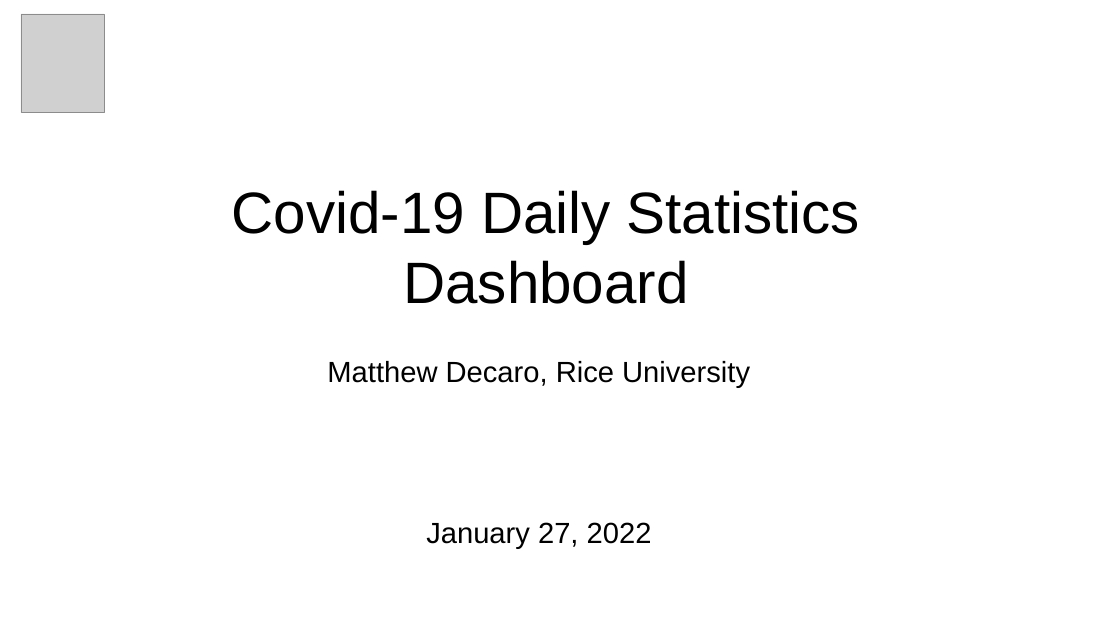
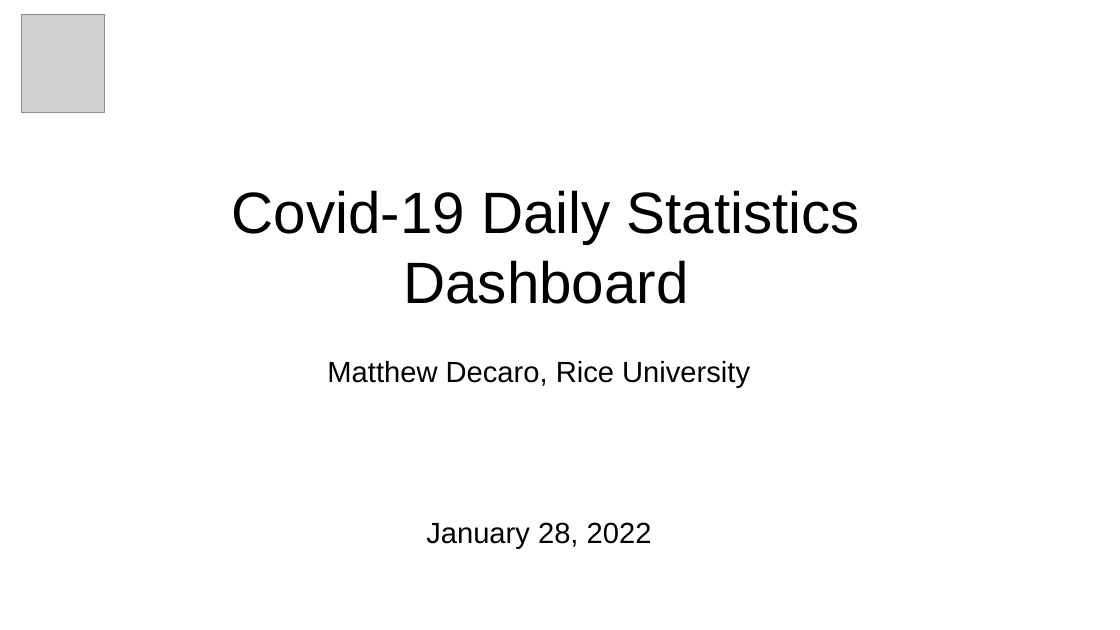
Before and after one commit to msdec321/DataAnalysisWorkbooks, a slide deck: slide 1 of Covid19/Covid19_dashboard.pptx. Drawn at 1120x630 pixels with LibreOffice and Linux fonts; fonts in the diff are those of the drawing; grey boxes stand for pictures. Boxes give left, top, right and bottom in pixels: in the first picture for what was removed or moved away, otherwise in the second. Text is boxed around its words. In the diff, an @@ line names an element or a change of style, - is before the commit and + after.

Commit message:
Updated pptx dashboard

```diff
--- a/Covid19/Covid19_dashboard.pptx
+++ b/Covid19/Covid19_dashboard.pptx
@@ text at (426, 522, 652, 549): text changed @@
-January 27, 2022
+January 28, 2022
```
